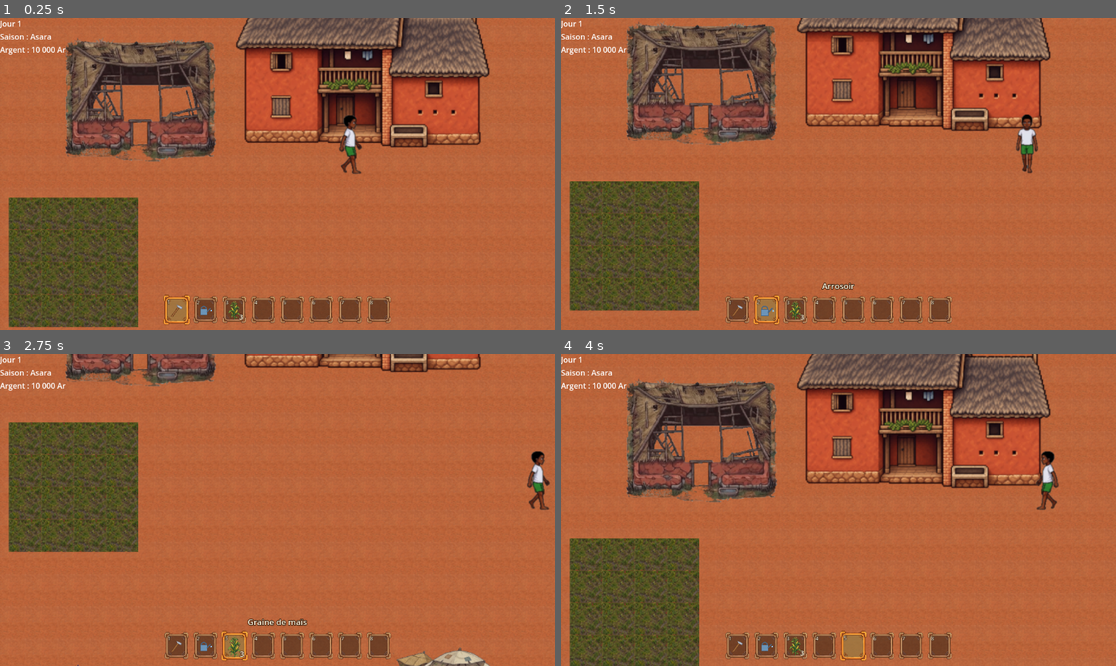
Above: before the commit, frames 1-4 (two rows, left to right).
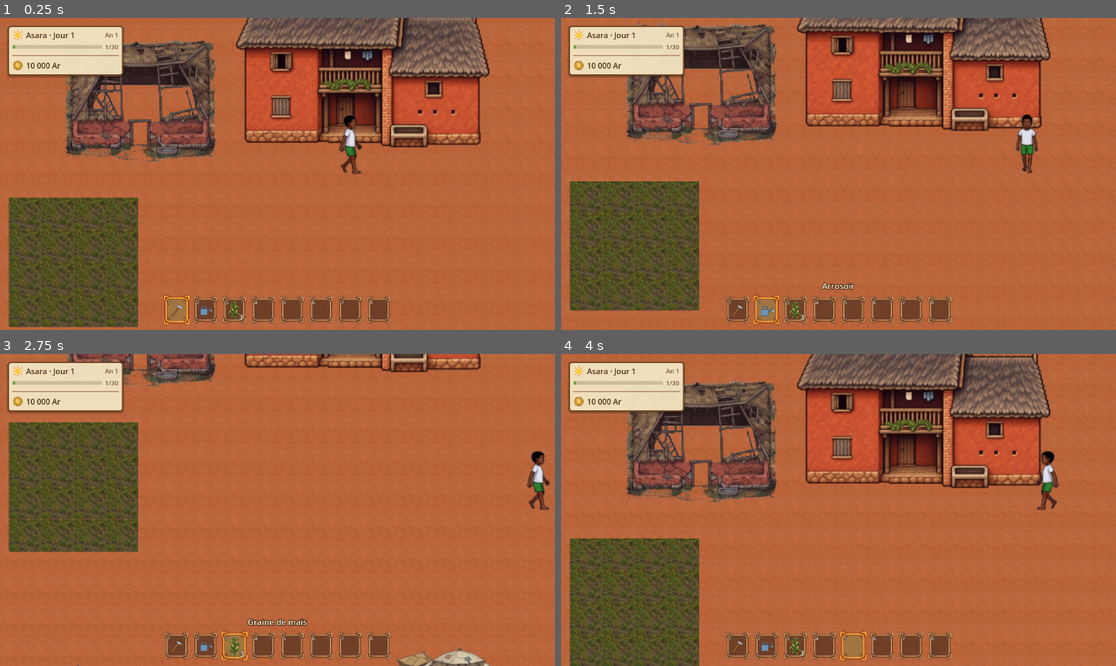
Above: after the commit, the same moments.

Repository: johnatan1999/fiainana-kely
Game: Godot game, scene res://world/world.tscn
The game is run twice, just before and just after one commit, with the same random seed, the same clock (stepped at 60 frames per second) and the same inputs.
Inputs (mouse positions are in pixels of both pictures, inside the frame that each line leads up to):
- Up to frame 1 (0.25 s): no input
- Up to frame 2 (1.5 s): tap Enter at 0.5 s; move the mouse to (738, 311) at 0.52 s; hold D (move_right) 0.53-1.28 s; hold Tab (hotbar_next) 0.53-1.28 s; click (738, 311) at 0.67 s; move the mouse to (766, 311) at 1.27 s; hold S (move_down) from 1.28 s (still down); tap Mouse wheel up (hotbar_prev) at 1.35 s; click (766, 311) at 1.42 s
- Up to frame 3 (2.75 s): move the mouse to (233, 647) at 2.02 s; release S (move_down) at 2.03 s; hold D (move_right) from 2.03 s (still down); hold E (interact) from 2.03 s (still down); click (233, 647) at 2.17 s
- Up to frame 4 (4 s): move the mouse to (821, 647) at 2.77 s; release D (move_right) at 2.78 s; release E (interact) at 2.78 s; hold W (move_up) 2.78-3.53 s; tap Shift (sprint) at 2.85 s; click (821, 647) at 2.92 s; move the mouse to (855, 647) at 3.52 s; hold A (move_left) from 3.53 s (still down); hold Space (use_item) from 3.53 s (still down); click (855, 647) at 3.67 s

The runs differ from the first frame. In frame 1, 3.5% of the frame differs, in the area x 0-23%, y 0-20%; in frame 2, 3.5%; in frame 3, 3.5%; in frame 4, 3.5%.

Commit message:
dev: update weather/day/money hud

Diff:
--- a/localization/translations.csv
+++ b/localization/translations.csv
@@ -7,7 +7,6 @@
 "Fermer","Fermer","Hidio","Close"
 "Acheter","Acheter","Hividy","Buy"
 "Annuler","Annuler","Foanana","Cancel"
-"Jour %d","Jour %d","Andro %d","Day %d"
 "Houe","Houe","Angady","Hoe"
 "Arrosoir","Arrosoir","Fanondrahana","Watering can"
 "Graines","Graines","Voam-boly","Seeds"
@@ -116,7 +115,6 @@
 "Un arrosoir robuste fait par le forgeron du village.","Un arrosoir robuste fait par le forgeron du village.","Fanondrahana mateza nataon'ny mpanefy ao an-tanàna.","A sturdy watering can made by the village blacksmith."
 "Un terrain supplémentaire prêt à cultiver, à l'est du champ principal.","Un terrain supplémentaire prêt à cultiver, à l'est du champ principal.","Tany fanampiny vonona hambolena, atsinanan'ny tanimboly lehibe.","An extra field ready to farm, east of the main field."
 "Une grande étendue au sud, idéale pour agrandir l'exploitation.","Une grande étendue au sud, idéale pour agrandir l'exploitation.","Tany midadasika any atsimo, tsara hanitarana ny toeram-pambolena.","A wide stretch to the south, ideal for growing the farm."
-"Saison : %s","Saison : %s","Vanim-potoana: %s","Season: %s"
 "Graines (%s) : %d","Graines (%s) : %d","Voam-boly (%s): %d","Seeds (%s): %d"
 "Récolte (%s) : %d","Récolte (%s) : %d","Vokatra (%s): %d","Harvest (%s): %d"
 "Outil : %s","Outil : %s","Fitaovana: %s","Tool: %s"
@@ -144,3 +142,5 @@
 "Espace","Espace","Espace","Space"
 "Tab","Tab","Tab","Tab"
 "Échap","Échap","Échap","Esc"
+"%s · Jour %d","%s · Jour %d","%s · Andro %d","%s · Day %d"
+"An %d","An %d","Taona %d","Year %d"
--- a/systems/simulation/game_clock.gd
+++ b/systems/simulation/game_clock.gd
@@ -13,3 +13,15 @@
 
 func get_season() -> Season:
 	return Season.ASOTRY if ((current_day - 1) / DAYS_PER_SEASON) % 2 == 1 else Season.ASARA
+
+## 1..DAYS_PER_SEASON - the date players plan around ("Asara, day 9").
+func get_day_of_season() -> int:
+	return (current_day - 1) % DAYS_PER_SEASON + 1
+
+## Days left in the current season after today (0 on its last day).
+func get_days_left_in_season() -> int:
+	return DAYS_PER_SEASON - get_day_of_season()
+
+## 1-based; a year is one Asara plus one Asotry.
+func get_year() -> int:
+	return (current_day - 1) / (DAYS_PER_SEASON * Season.size()) + 1
--- a/ui/HUD.gd
+++ b/ui/HUD.gd
@@ -1,38 +1,101 @@
 class_name HUD
 extends Control
 
-## Day, season and money. What the player holds is shown by the HotbarUI.
+## Top-left panel: the date as players plan around it (season, day of the
+## season, year, and how far into the season we are) and the money. What
+## the player holds is shown by the HotbarUI.
+##
+## Money reacts to changes: the number counts up/down to its new value and
+## the difference floats up next to it (green gain, red spending) - so a sale
+## or a purchase is felt, not just silently rewritten.
 
 const SEASON_NAMES := {
 	GameClock.Season.ASARA: "Asara",
 	GameClock.Season.ASOTRY: "Asotry",
 }
+const SEASON_GLYPHS := {
+	GameClock.Season.ASARA: "sun",
+	GameClock.Season.ASOTRY: "dry_leaf",
+}
+## Season bar fill: lush green for the rainy season, dry tan for the cool one.
+const SEASON_COLORS := {
+	GameClock.Season.ASARA: Color(0.42, 0.66, 0.26),
+	GameClock.Season.ASOTRY: Color(0.8, 0.56, 0.26),
+}
+const GAIN_COLOR := Color(0.2, 0.55, 0.15)
+const LOSS_COLOR := Color(0.75, 0.2, 0.12)
+const COUNT_TIME := 0.4
+const DELTA_RISE := 12.0
+const DELTA_TIME := 1.1
 
-@onready var day_label: Label = $VBoxContainer/DayLabel
-@onready var season_label: Label = $VBoxContainer/SeasonLabel
-@onready var money_label: Label = $VBoxContainer/MoneyLabel
+@onready var season_glyph: HudGlyph = %SeasonGlyph
+@onready var date_label: Label = %DateLabel
+@onready var year_label: Label = %YearLabel
+@onready var season_bar: ProgressBar = %SeasonBar
+@onready var days_label: Label = %DaysLabel
+@onready var money_label: Label = %MoneyLabel
+@onready var delta_label: Label = %DeltaLabel
 
 var _simulation: FarmSimulation
+## Money as currently drawn - tweened toward the real amount.
+var _shown_money := 0.0
+var _money_tween: Tween
+var _delta_tween: Tween
+## Off until the frame that sets the game up is over: loading a save changes
+## money in that same frame, and that must not play as a "+192 000 Ar" gain.
+var _animate_money := false
 
 func setup(simulation: FarmSimulation) -> void:
 	_simulation = simulation
 	simulation.money_changed.connect(_on_money_changed)
-	simulation.day_changed.connect(_on_day_changed)
-	_refresh_all()
+	simulation.day_changed.connect(func(_day: int): _refresh_date())
+	season_bar.max_value = GameClock.DAYS_PER_SEASON
+	season_bar.add_theme_stylebox_override("fill", season_bar.get_theme_stylebox("fill").duplicate())
+	delta_label.modulate.a = 0.0
+	_refresh_date()
+	_set_money_text(simulation.state.money)
+	set.call_deferred("_animate_money", true)
 
 ## Every label here is built from a translated template plus live values, so
 ## a language switch (pause menu) needs a full redraw.
 func _notification(what: int) -> void:
 	if what == NOTIFICATION_TRANSLATION_CHANGED and _simulation != null:
-		_refresh_all()
+		_refresh_date()
+		_set_money_text(roundi(_shown_money))
 
-func _refresh_all() -> void:
-	_on_day_changed(_simulation.state.day)
-	_on_money_changed(_simulation.state.money)
-
-func _on_day_changed(day: int) -> void:
-	day_label.text = tr("Jour %d") % day
-	season_label.text = tr("Saison : %s") % tr(SEASON_NAMES.get(_simulation.state.clock.get_season(), "?"))
+func _refresh_date() -> void:
+	var clock := _simulation.state.clock
+	var season := clock.get_season()
+	season_glyph.kind = SEASON_GLYPHS[season]
+	date_label.text = tr("%s · Jour %d") % [tr(SEASON_NAMES[season]), clock.get_day_of_season()]
+	year_label.text = tr("An %d") % clock.get_year()
+	season_bar.value = clock.get_day_of_season()
+	(season_bar.get_theme_stylebox("fill") as StyleBoxFlat).bg_color = SEASON_COLORS[season]
+	days_label.text = "%d/%d" % [clock.get_day_of_season(), GameClock.DAYS_PER_SEASON]
 
 func _on_money_changed(money: int) -> void:
-	money_label.text = tr("Argent : %s") % Currency.format(money)
+	var delta := money - roundi(_shown_money)
+	if not _animate_money or delta == 0:
+		_set_money_text(money)
+		return
+	if _money_tween:
+		_money_tween.kill()
+	_money_tween = create_tween()
+	_money_tween.tween_method(_set_money_text, _shown_money, float(money), COUNT_TIME).set_trans(Tween.TRANS_SINE).set_ease(Tween.EASE_OUT)
+	_show_delta(delta)
+
+func _set_money_text(amount: float) -> void:
+	_shown_money = amount
+	money_label.text = Currency.format(roundi(amount))
+
+## "+1 200 Ar" / "-500 Ar" floating up and fading next to the money.
+func _show_delta(delta: int) -> void:
+	if _delta_tween:
+		_delta_tween.kill()
+	delta_label.text = ("+" if delta > 0 else "") + Currency.format(delta)
+	delta_label.add_theme_color_override("font_color", GAIN_COLOR if delta > 0 else LOSS_COLOR)
+	delta_label.position.y = 0.0
+	delta_label.modulate.a = 1.0
+	_delta_tween = create_tween().set_parallel(true)
+	_delta_tween.tween_property(delta_label, "position:y", -DELTA_RISE, DELTA_TIME).set_trans(Tween.TRANS_SINE).set_ease(Tween.EASE_OUT)
+	_delta_tween.tween_property(delta_label, "modulate:a", 0.0, DELTA_TIME).set_delay(DELTA_TIME * 0.4)
--- a/ui/HUD.tscn
+++ b/ui/HUD.tscn
@@ -1,24 +1,143 @@
-[gd_scene load_steps=2 format=3]
+[gd_scene load_steps=6 format=3]
 
 [ext_resource type="Script" path="res://ui/HUD.gd" id="1_hud"]
+[ext_resource type="Script" path="res://ui/hud/hud_glyph.gd" id="2_glyph"]
+
+[sub_resource type="StyleBoxFlat" id="StyleBoxFlat_panel"]
+content_margin_left = 10.0
+content_margin_top = 8.0
+content_margin_right = 10.0
+content_margin_bottom = 8.0
+bg_color = Color(0.96, 0.9, 0.76, 0.95)
+border_width_left = 3
+border_width_top = 3
+border_width_right = 3
+border_width_bottom = 3
+border_color = Color(0.45, 0.28, 0.15, 1)
+corner_radius_top_left = 6
+corner_radius_top_right = 6
+corner_radius_bottom_right = 6
+corner_radius_bottom_left = 6
+shadow_color = Color(0, 0, 0, 0.25)
+shadow_size = 3
+shadow_offset = Vector2(0, 2)
+
+[sub_resource type="StyleBoxFlat" id="StyleBoxFlat_bar_bg"]
+bg_color = Color(0.45, 0.32, 0.2, 0.25)
+corner_radius_top_left = 3
+corner_radius_top_right = 3
+corner_radius_bottom_right = 3
+corner_radius_bottom_left = 3
+
+[sub_resource type="StyleBoxFlat" id="StyleBoxFlat_bar_fill"]
+bg_color = Color(0.42, 0.66, 0.26, 1)
+corner_radius_top_left = 3
+corner_radius_top_right = 3
+corner_radius_bottom_right = 3
+corner_radius_bottom_left = 3
 
 [node name="HUD" type="Control"]
+layout_mode = 3
+anchors_preset = 0
+mouse_filter = 2
+script = ExtResource("1_hud")
+
+[node name="Panel" type="PanelContainer" parent="."]
+layout_mode = 0
 offset_left = 16.0
 offset_top = 16.0
-offset_right = 220.0
-offset_bottom = 100.0
-mouse_filter = 1
-script = ExtResource("1_hud")
+offset_right = 256.0
+offset_bottom = 120.0
+mouse_filter = 2
+theme_override_styles/panel = SubResource("StyleBoxFlat_panel")
 
-[node name="VBoxContainer" type="VBoxContainer" parent="."]
-anchor_right = 1.0
-anchor_bottom = 1.0
+[node name="VBox" type="VBoxContainer" parent="Panel"]
+layout_mode = 2
+mouse_filter = 2
+theme_override_constants/separation = 4
 
-[node name="DayLabel" type="Label" parent="VBoxContainer"]
-text = "Jour 1"
+[node name="DateRow" type="HBoxContainer" parent="Panel/VBox"]
+layout_mode = 2
+mouse_filter = 2
+theme_override_constants/separation = 6
 
-[node name="SeasonLabel" type="Label" parent="VBoxContainer"]
-text = "Saison: Asara"
+[node name="SeasonGlyph" type="Control" parent="Panel/VBox/DateRow"]
+unique_name_in_owner = true
+custom_minimum_size = Vector2(22, 22)
+layout_mode = 2
+mouse_filter = 2
+script = ExtResource("2_glyph")
 
-[node name="MoneyLabel" type="Label" parent="VBoxContainer"]
-text = "Argent: 100 $"
+[node name="DateLabel" type="Label" parent="Panel/VBox/DateRow"]
+unique_name_in_owner = true
+layout_mode = 2
+size_flags_horizontal = 3
+theme_type_variation = &"HudText"
+text = "Asara · Jour 1"
+
+[node name="YearLabel" type="Label" parent="Panel/VBox/DateRow"]
+unique_name_in_owner = true
+layout_mode = 2
+theme_type_variation = &"HudSmall"
+text = "An 1"
+
+[node name="SeasonRow" type="HBoxContainer" parent="Panel/VBox"]
+layout_mode = 2
+mouse_filter = 2
+theme_override_constants/separation = 6
+
+[node name="SeasonBar" type="ProgressBar" parent="Panel/VBox/SeasonRow"]
+unique_name_in_owner = true
+custom_minimum_size = Vector2(0, 8)
+layout_mode = 2
+size_flags_horizontal = 3
+size_flags_vertical = 4
+mouse_filter = 2
+theme_override_styles/background = SubResource("StyleBoxFlat_bar_bg")
+theme_override_styles/fill = SubResource("StyleBoxFlat_bar_fill")
+max_value = 30.0
+step = 1.0
+value = 1.0
+show_percentage = false
+
+[node name="DaysLabel" type="Label" parent="Panel/VBox/SeasonRow"]
+unique_name_in_owner = true
+layout_mode = 2
+theme_type_variation = &"HudSmall"
+text = "1/30"
+
+[node name="Rule" type="HSeparator" parent="Panel/VBox"]
+layout_mode = 2
+theme_type_variation = &"BookSeparator"
+
+[node name="MoneyRow" type="HBoxContainer" parent="Panel/VBox"]
+layout_mode = 2
+mouse_filter = 2
+theme_override_constants/separation = 6
+
+[node name="CoinGlyph" type="Control" parent="Panel/VBox/MoneyRow"]
+custom_minimum_size = Vector2(22, 22)
+layout_mode = 2
+mouse_filter = 2
+script = ExtResource("2_glyph")
+kind = "coin"
+
+[node name="MoneyLabel" type="Label" parent="Panel/VBox/MoneyRow"]
+unique_name_in_owner = true
+layout_mode = 2
+theme_type_variation = &"HudText"
+text = "0 Ar"
+
+[node name="DeltaAnchor" type="Control" parent="Panel/VBox/MoneyRow"]
+custom_minimum_size = Vector2(0, 22)
+layout_mode = 2
+size_flags_horizontal = 3
+mouse_filter = 2
+
+[node name="DeltaLabel" type="Label" parent="Panel/VBox/MoneyRow/DeltaAnchor"]
+unique_name_in_owner = true
+layout_mode = 0
+offset_right = 90.0
+offset_bottom = 22.0
+theme_type_variation = &"HudSmall"
+text = "+0 Ar"
--- /dev/null
+++ b/ui/hud/hud_glyph.gd
@@ -0,0 +1,50 @@
+class_name HudGlyph
+extends Control
+
+## Placeholder pictograms for the HUD, drawn in code to fit the control until
+## there's icon art: the Asara sun (hot, rainy season), an Asotry dry leaf
+## (cool, dry season) and an ariary coin. Swap for TextureRects once the
+## icons exist - nothing else in the HUD depends on how these are drawn.
+
+@export_enum("sun", "dry_leaf", "coin") var kind: String = "sun":
+	set(value):
+		kind = value
+		queue_redraw()
+
+const SUN := Color(1.0, 0.78, 0.2)
+const SUN_RAY := Color(0.95, 0.55, 0.15)
+const LEAF := Color(0.78, 0.5, 0.22)
+const LEAF_DARK := Color(0.5, 0.3, 0.12)
+const COIN := Color(0.95, 0.76, 0.3)
+const COIN_DARK := Color(0.62, 0.43, 0.12)
+const COIN_SHINE := Color(1.0, 0.95, 0.75)
+
+func _draw() -> void:
+	var s := minf(size.x, size.y)
+	var c := size / 2.0
+	match kind:
+		"sun":
+			for i in 8:
+				var dir := Vector2.from_angle(TAU * i / 8.0)
+				draw_line(c + dir * s * 0.3, c + dir * s * 0.47, SUN_RAY, s * 0.09)
+			draw_circle(c, s * 0.25, SUN)
+		"dry_leaf":
+			# Pointed leaf tilted 45 degrees, with its midrib and stem.
+			var tip := c + Vector2(s * 0.34, -s * 0.34)
+			var base := c + Vector2(-s * 0.3, s * 0.3)
+			var side := Vector2(s * 0.2, s * 0.2)
+			var points := PackedVector2Array()
+			for i in 17: # one edge, base to tip...
+				var t := i / 16.0
+				points.append(base.lerp(tip, t) + side * sin(t * PI))
+			for i in range(15, 0, -1): # ...and back along the other
+				var t := i / 16.0
+				points.append(base.lerp(tip, t) - side * sin(t * PI))
+			draw_colored_polygon(points, LEAF)
+			draw_line(base, tip, LEAF_DARK, s * 0.06)
+			draw_line(base, base + Vector2(-s * 0.12, s * 0.12), LEAF_DARK, s * 0.07)
+		"coin":
+			draw_circle(c, s * 0.44, COIN_DARK)
+			draw_circle(c, s * 0.37, COIN)
+			draw_arc(c, s * 0.27, 0.0, TAU, 20, COIN_DARK, s * 0.06)
+			draw_circle(c + Vector2(-s * 0.13, -s * 0.13), s * 0.07, COIN_SHINE)
--- a/ui/theme/main_theme.tres
+++ b/ui/theme/main_theme.tres
@@ -52,3 +52,9 @@
 PromptVerb/base_type = &"Label"
 PromptVerb/colors/font_color = Color(1, 0.97, 0.88, 1)
 PromptVerb/font_sizes/font_size = 13
+HudSmall/base_type = &"Label"
+HudSmall/colors/font_color = Color(0.45, 0.32, 0.2, 1)
+HudSmall/font_sizes/font_size = 13
+HudText/base_type = &"Label"
+HudText/colors/font_color = Color(0.29, 0.18, 0.1, 1)
+HudText/font_sizes/font_size = 16
--- a/world/world.tscn
+++ b/world/world.tscn
@@ -46,12 +46,6 @@
 [node name="UI" type="CanvasLayer" parent="."]
 
 [node name="HUD" parent="UI" instance=ExtResource("7_hud")]
-layout_mode = 3
-anchors_preset = 0
-offset_left = 0.0
-offset_top = 0.0
-offset_right = 204.0
-offset_bottom = 184.0
 
 [node name="HotbarUI" parent="UI" instance=ExtResource("14_hotbarui")]
 
Binary file changed: localization/translations.en.translation
Binary file changed: localization/translations.fr.translation
Binary file changed: localization/translations.mg.translation
